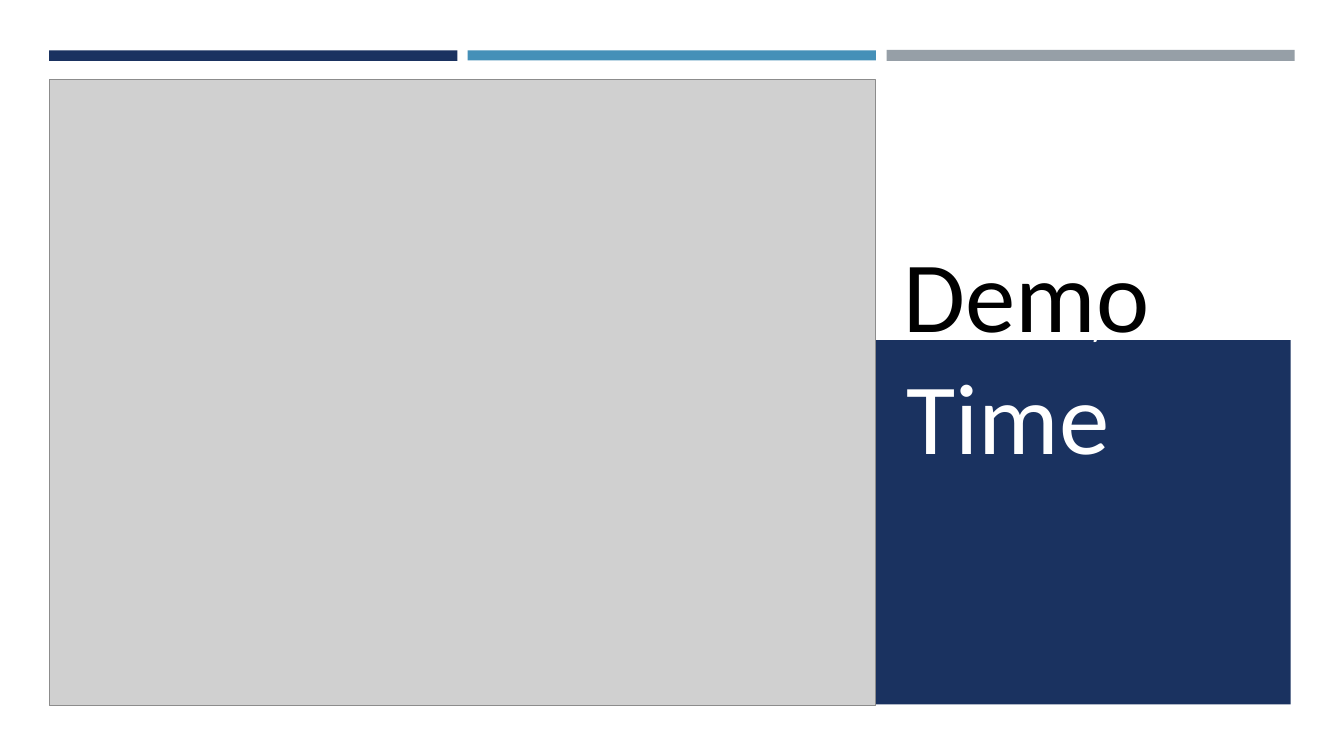
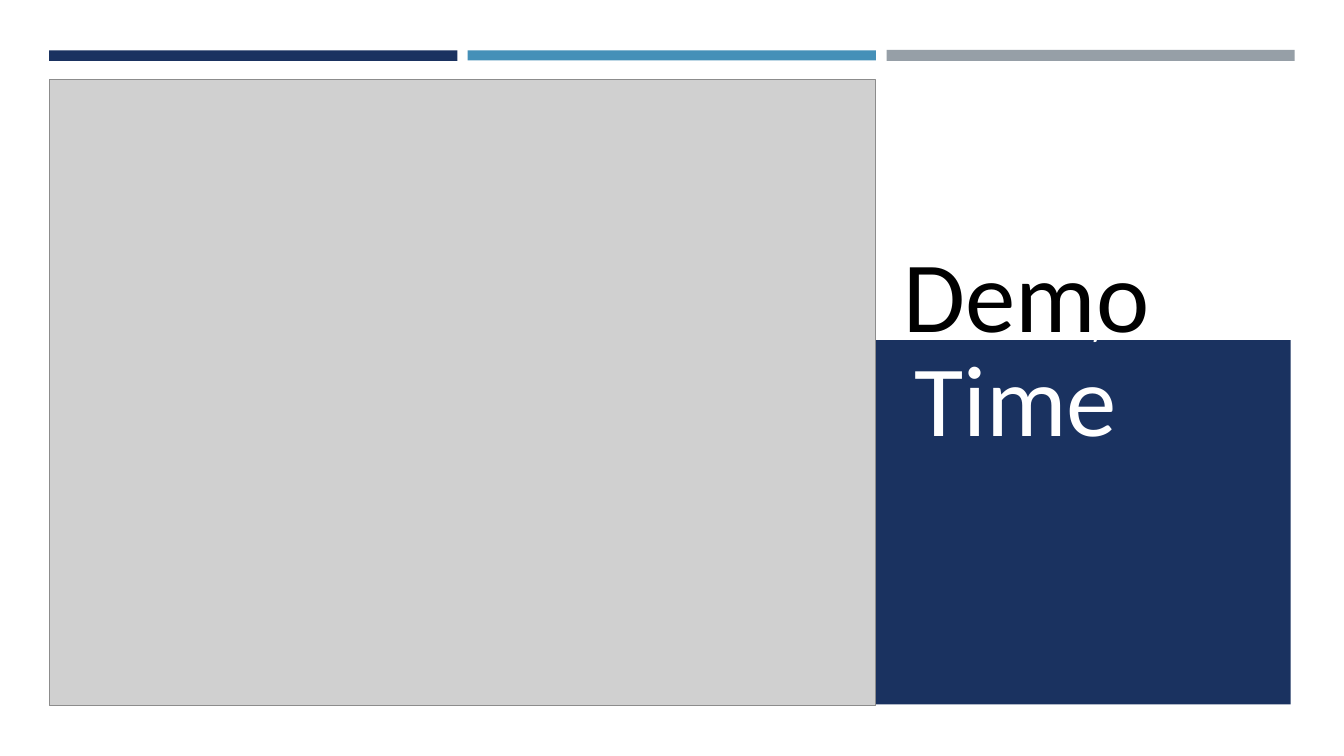
Before and after one commit to Potochi/licenta, a slide deck: slide 18 of Exploits.pptx. Drawn at 1344x756 pixels with LibreOffice and Linux fonts; fonts in the diff are those of the drawing; grey boxes stand for pictures. Boxes give left, top, right and bottom in pixels: in the first picture for what was removed or moved away, otherwise in the second. Text is boxed around its words. In the diff, an @@ line names an element or a change of style, - is before the commit and + after.

```diff
--- a/Exploits.pptx
+++ b/Exploits.pptx
@@ text "Time": place and size @@
-text "Time" at (906,384,1109,455)
+text "Time" at (914,366,1117,437)
```
Also in this commit, not shown: 4 other slides changed.
